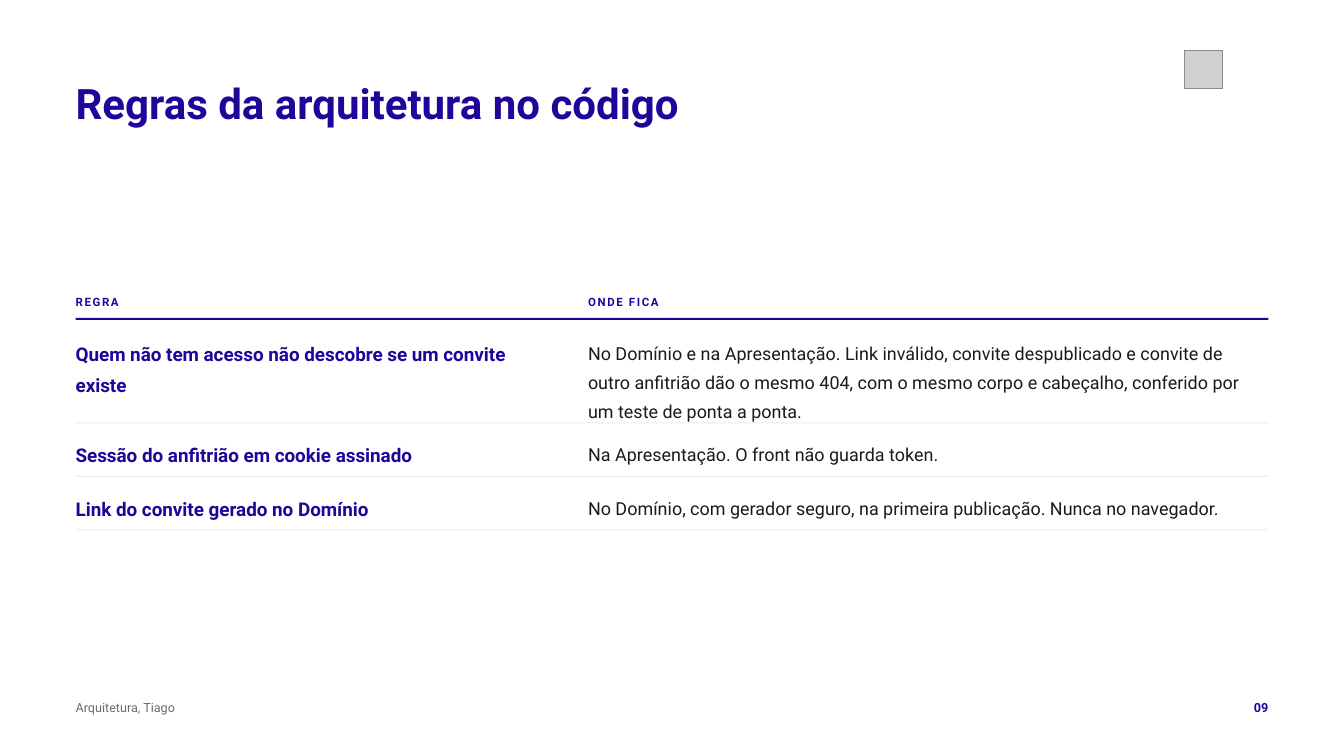
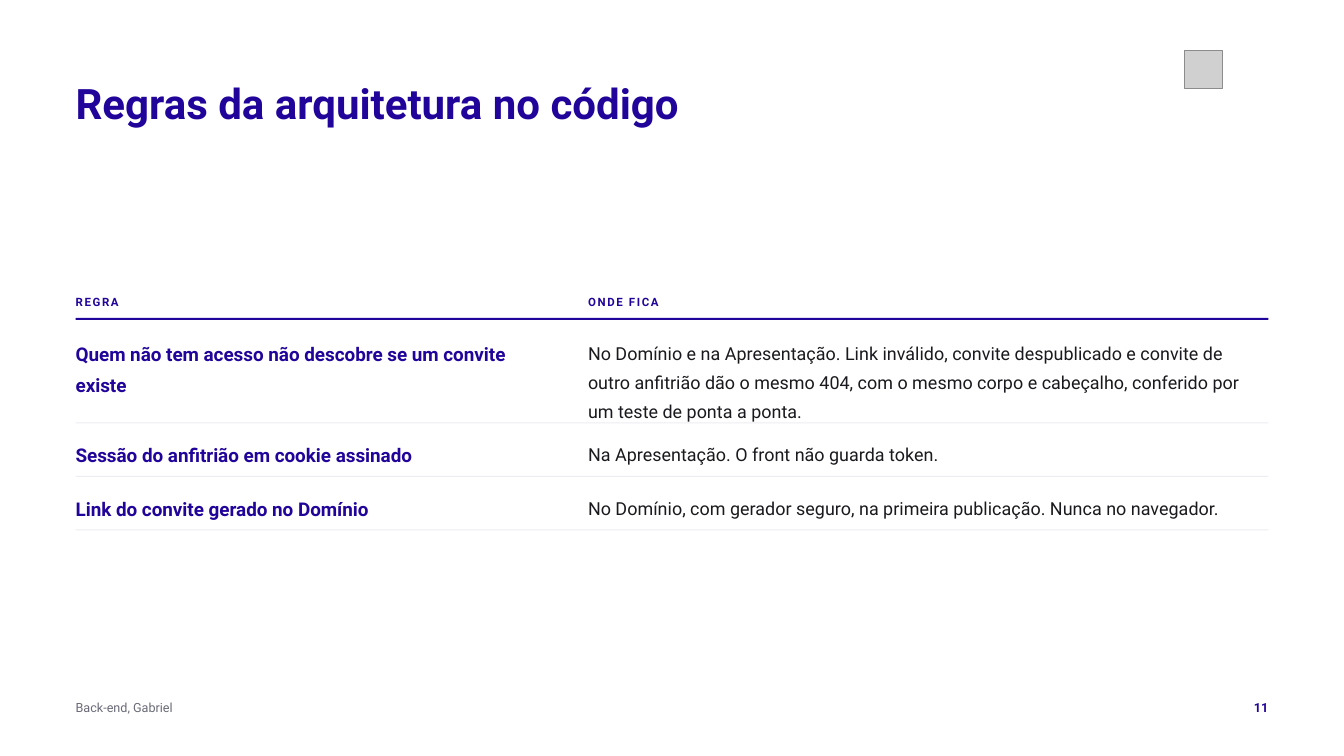
Before and after one commit to tcpassos/invite-app, a slide deck: slide 11 of trabalhos/T3-Apresentacao-Intermediaria.pptx (slide 9 before the commit). Drawn at 1344x756 pixels with LibreOffice and Linux fonts; fonts in the diff are those of the drawing; grey boxes stand for pictures. Boxes give left, top, right and bottom in pixels: in the first picture for what was removed or moved away, otherwise in the second. Text is boxed around its words. In the diff, an @@ line names an element or a change of style, - is before the commit and + after.

```diff
--- a/trabalhos/T3-Apresentacao-Intermediaria.pptx
+++ b/trabalhos/T3-Apresentacao-Intermediaria.pptx
@@ text at (76, 702, 173, 714): text changed @@
-Arquitetura, Tiago
+Back-end, Gabriel
@@ text at (1254, 703, 1268, 712): text changed @@
-09
+11
```
Also in this commit, not shown: 8 other slides changed, 3 other files.
